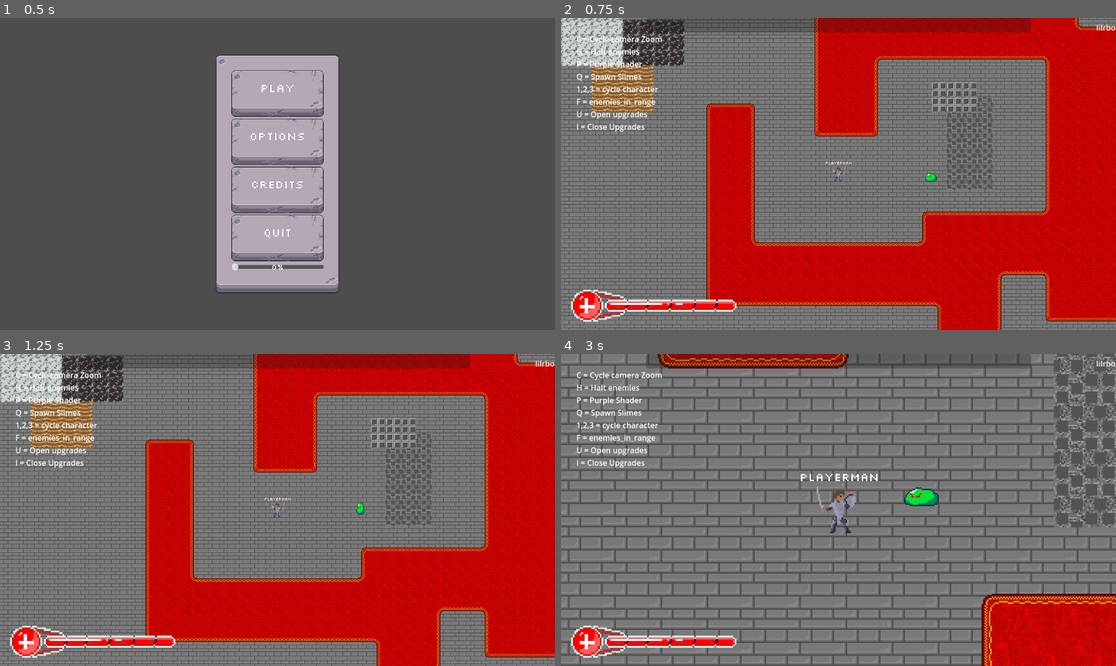
Above: before the commit, frames 1-4 (two rows, left to right).
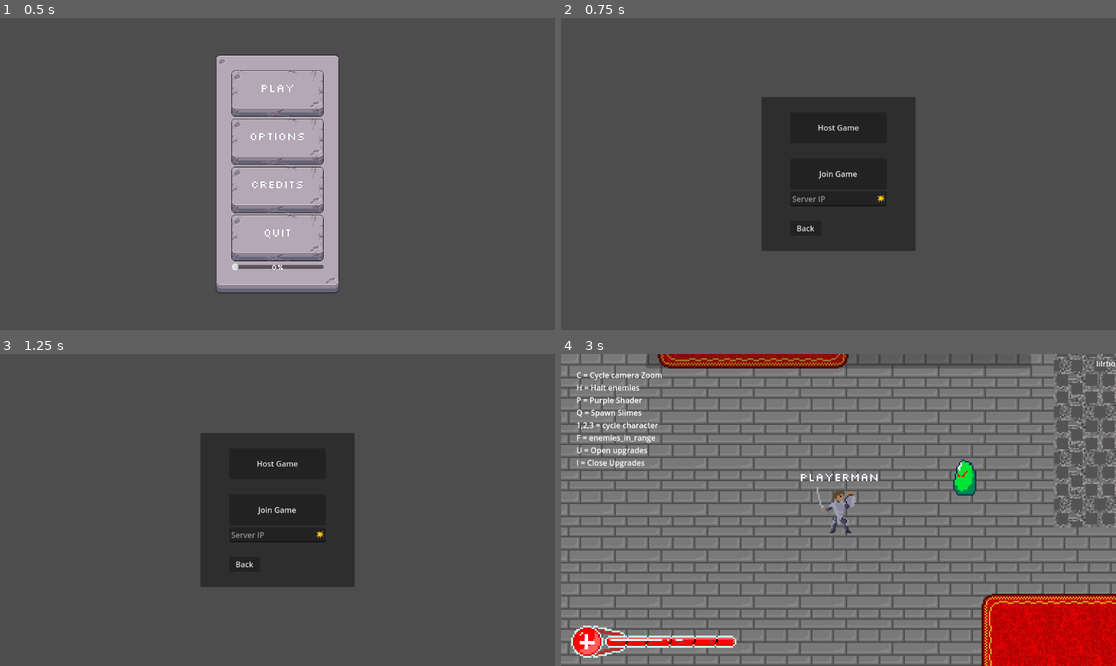
Above: after the commit, the same moments.

Repository: Nocturnal-Skirmish/nocskir
Game: Godot game, scene res://scenes/game_ui.tscn
Two runs of this game, one before a commit and one after it. Both use one fixed random seed, a clock stepped at 60 frames per second and the inputs below.
Inputs (mouse positions are in pixels of both pictures, inside the frame that each line leads up to):
- Up to frame 1 (0.5 s): no input
- Up to frame 2 (0.75 s): click "Options" at 0.5 s
- Up to frame 3 (1.25 s): no input
- Up to frame 4 (3 s): click (838, 463) at 1.25 s, where only the run after the commit has a clickable "Host Game"; move the mouse to (960, 494) at 2.02 s; hold Right (ui_right) 2.03-2.78 s; hold H 2.03-2.78 s; move the mouse to (727, 525) at 2.77 s; hold Down (ui_down) from 2.78 s (still down); tap C at 2.85 s

Frame 1 is identical in both runs. In frame 2, 89% of the frame differs, in the area x 0-100%, y 0-100%; in frame 3, 89%; in frame 4, 0.7%.

Commit message:
create simple multiplayer UI

Diff:
--- /dev/null
+++ b/project/nocturnal-skirmish/scenes/multiplayer_game_ui.tscn
@@ -0,0 +1,80 @@
+[gd_scene load_steps=4 format=3 uid="uid://5e7drcbixfox"]
+
+[ext_resource type="Script" uid="uid://ckl558ni3cgqq" path="res://scripts/ui/multiplayer_game_ui.gd" id="1_3qyp7"]
+[ext_resource type="Texture2D" uid="uid://b6itpjk1be6ax" path="res://assets/sprites/damage_icon_concept.png" id="1_a5r1f"]
+[ext_resource type="Script" uid="uid://b6mosvgxehj68" path="res://scripts/ui/ip_inputline_edit.gd" id="2_aw2lg"]
+
+[node name="MultiplayerGameUi" type="Control"]
+layout_mode = 3
+anchors_preset = 15
+anchor_right = 1.0
+anchor_bottom = 1.0
+grow_horizontal = 2
+grow_vertical = 2
+script = ExtResource("1_3qyp7")
+
+[node name="MarginContainer" type="MarginContainer" parent="."]
+layout_mode = 1
+anchors_preset = 15
+anchor_right = 1.0
+anchor_bottom = 1.0
+grow_horizontal = 2
+grow_vertical = 2
+
+[node name="MarginContainer" type="MarginContainer" parent="MarginContainer"]
+custom_minimum_size = Vector2(320, 320)
+layout_mode = 2
+size_flags_horizontal = 4
+size_flags_vertical = 4
+
+[node name="bg" type="Panel" parent="MarginContainer/MarginContainer"]
+layout_mode = 2
+
+[node name="MarginContainer" type="MarginContainer" parent="MarginContainer/MarginContainer"]
+layout_mode = 2
+theme_override_constants/margin_left = 16
+theme_override_constants/margin_top = 32
+theme_override_constants/margin_right = 16
+theme_override_constants/margin_bottom = 32
+
+[node name="MarginContainer" type="MarginContainer" parent="MarginContainer/MarginContainer/MarginContainer"]
+custom_minimum_size = Vector2(200, 75)
+layout_mode = 2
+size_flags_horizontal = 4
+
+[node name="VBoxContainer" type="VBoxContainer" parent="MarginContainer/MarginContainer/MarginContainer/MarginContainer"]
+layout_mode = 2
+theme_override_constants/separation = 32
+
+[node name="HostButton" type="Button" parent="MarginContainer/MarginContainer/MarginContainer/MarginContainer/VBoxContainer"]
+custom_minimum_size = Vector2(0, 64)
+layout_mode = 2
+text = "Host Game"
+
+[node name="VBoxContainer" type="VBoxContainer" parent="MarginContainer/MarginContainer/MarginContainer/MarginContainer/VBoxContainer"]
+layout_mode = 2
+
+[node name="JoinButton" type="Button" parent="MarginContainer/MarginContainer/MarginContainer/MarginContainer/VBoxContainer/VBoxContainer"]
+custom_minimum_size = Vector2(0, 64)
+layout_mode = 2
+text = "Join Game"
+
+[node name="LineEdit" type="LineEdit" parent="MarginContainer/MarginContainer/MarginContainer/MarginContainer/VBoxContainer/VBoxContainer"]
+layout_mode = 2
+placeholder_text = "Server IP"
+max_length = 15
+right_icon = ExtResource("1_a5r1f")
+caret_blink = true
+script = ExtResource("2_aw2lg")
+
+[node name="BackButton" type="Button" parent="MarginContainer/MarginContainer/MarginContainer/MarginContainer"]
+custom_minimum_size = Vector2(64, 0)
+layout_mode = 2
+size_flags_horizontal = 0
+size_flags_vertical = 8
+text = "Back"
+
+[connection signal="pressed" from="MarginContainer/MarginContainer/MarginContainer/MarginContainer/VBoxContainer/HostButton" to="." method="_on_host_button_pressed"]
+[connection signal="pressed" from="MarginContainer/MarginContainer/MarginContainer/MarginContainer/VBoxContainer/VBoxContainer/JoinButton" to="MarginContainer/MarginContainer/MarginContainer/MarginContainer/VBoxContainer/VBoxContainer/LineEdit" method="_on_join_button_pressed"]
+[connection signal="text_changed" from="MarginContainer/MarginContainer/MarginContainer/MarginContainer/VBoxContainer/VBoxContainer/LineEdit" to="MarginContainer/MarginContainer/MarginContainer/MarginContainer/VBoxContainer/VBoxContainer/LineEdit" method="_on_text_changed"]
+[connection signal="pressed" from="MarginContainer/MarginContainer/MarginContainer/MarginContainer/BackButton" to="." method="_on_back_button_pressed"]
--- a/project/nocturnal-skirmish/scripts/play_button.gd
+++ b/project/nocturnal-skirmish/scripts/play_button.gd
@@ -21,4 +21,4 @@
 		button_label.position -= hover_offset
 
 func _on_pressed() -> void:
-	get_tree().change_scene_to_file("res://scenes/main.tscn")
+	get_tree().change_scene_to_file("res://scenes/multiplayer_game_ui.tscn")
--- /dev/null
+++ b/project/nocturnal-skirmish/scripts/ui/ip_inputline_edit.gd
@@ -0,0 +1,47 @@
+extends LineEdit
+
+func _on_text_changed(new_text: String) -> void:
+	# Keep only digits
+	var digits := ""
+	for character in new_text:
+		if character >= "0" and character <= "9":
+			digits += character
+
+	# Auto-insert dots every 3 digits
+	var formatted := ""
+	for i in digits.length():
+		formatted += digits[i]
+		# Add a dot after every 3 digits, but not at the end
+		if (i + 1) % 3 == 0 and (i + 1) < digits.length() and (i + 1) < 12:
+			formatted += "."
+
+	# Cut to max IPv4 length (15 characters)
+	if formatted.length() > 15:
+		formatted = formatted.substr(0, 15)
+
+	if text != formatted:
+		text = formatted
+		caret_column = text.length()
+
+# Output behaviour
+func _on_text_submitted(submitted_text: String) -> void:
+	if _is_valid_ip(submitted_text):
+		print("Connecting to:", submitted_text)
+	else:
+		print("Invalid IP address:", submitted_text)
+# same behaviour as pressing enter on lineedit
+func _on_join_button_pressed() -> void:
+	_on_text_submitted(text)
+
+# Check if IP is still valid
+func _is_valid_ip(ip: String) -> bool:
+	var parts := ip.split(".")
+	if parts.size() != 4:
+		return false
+	for part in parts:
+		if part == "" or not part.is_valid_int():
+			return false
+		var n := int(part)
+		if n < 0 or n > 255:
+			return false
+	return true
--- /dev/null
+++ b/project/nocturnal-skirmish/scripts/ui/multiplayer_game_ui.gd
@@ -0,0 +1,12 @@
+extends Control
+
+@onready var host_game_button = $HostButton
+@onready var join_game_button = $JoinButton
+@onready var back_button = $BackButton
+
+
+func _on_back_button_pressed() -> void:
+	get_tree().change_scene_to_file("res://scenes/game_ui.tscn")
+
+func _on_host_button_pressed() -> void:
+	get_tree().change_scene_to_file("res://scenes/main.tscn")
Not shown, added: project/nocturnal-skirmish/scripts/ui/ip_inputline_edit.gd.uid
Not shown, added: project/nocturnal-skirmish/scripts/ui/multiplayer_game_ui.gd.uid
Not shown, added: project/nocturnal-skirmish/scenes/multiplayer_game_ui.tscn4050369009.tmp
